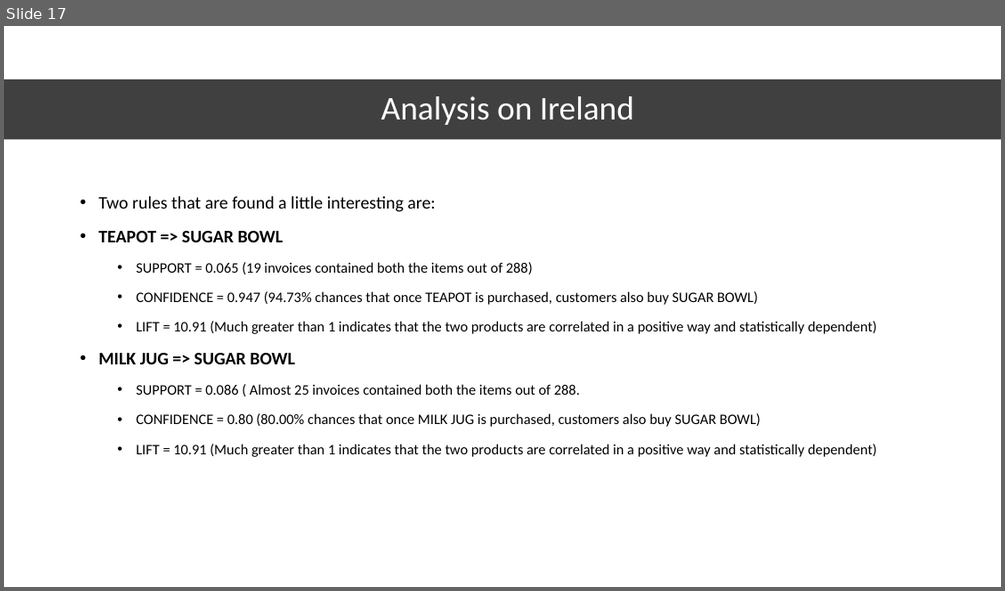
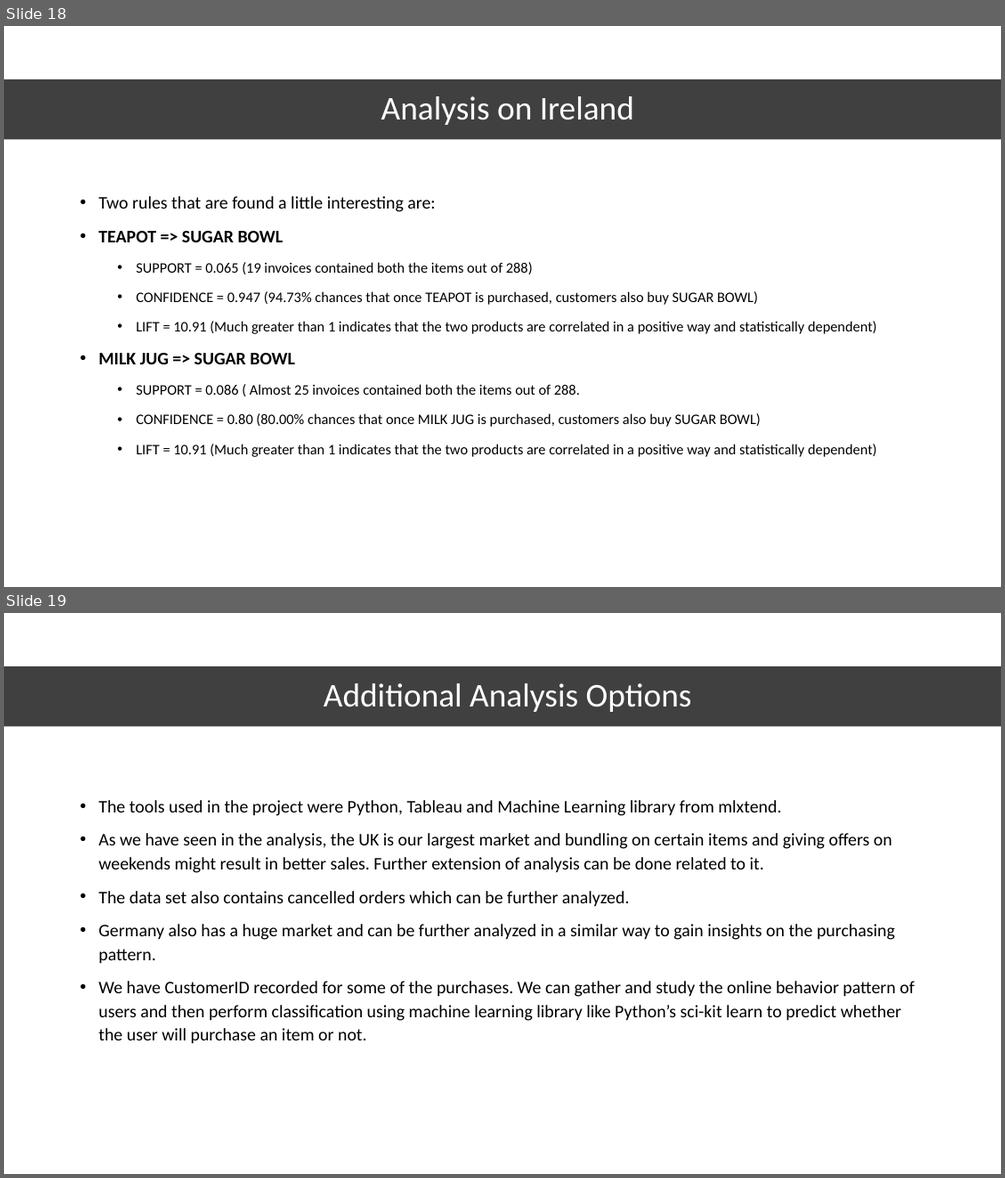
Before and after one commit to RutanshuDesai/Data-Analysis-Market-Basket-Analysis, a slide deck: E-Commerce Market Basket Analysis.pptx. Shown one above the other, each under a label of ours: slide 17 before the commit, slides 18 and 19 after it. The pictures are 1005x591 and 1005x1178 pixels, drawn with LibreOffice and Linux fonts; fonts in the diff are those of the drawing. Boxes give left, top, right and bottom in pixels: in the first picture for what was removed or moved away, otherwise in the second. Text is boxed around its words. In the diff, an @@ line names an element or a change of style, - is before the commit and + after.

```diff
--- a/E-Commerce Market Basket Analysis.pptx
+++ b/E-Commerce Market Basket Analysis.pptx
@@ slide 19 added at (x1=4, y1=613, x2=1001, y2=1174), background #FFFFFF @@
@@ rectangle added at (x1=4, y1=666, x2=1001, y2=727), fill #000000 at 75% opacity @@
@@ title added at (x1=324, y1=683, x2=692, y2=712), 32 pt, text #FFFFFF @@
+Additional Analysis Options
@@ text added at (x1=98, y1=800, x2=914, y2=1044), 17 pt, text #000000 @@
+• The tools used in the project were Python, Tableau and Machine Learning library from mlxtend.
+• As we have seen in the analysis, the UK is our largest market and bundling on certain items and giving offers on weekends might result in better sales. Further extension of analysis can be done related to it.
+• The data set also contains cancelled orders which can be further analyzed.
+• Germany also has a huge market and can be further analyzed in a similar way to gain insights on the purchasing pattern.
+• We have CustomerID recorded for some of the purchases. We can gather and study the online behavior pattern of users and then perform classification using machine learning library like Python’s sci-kit learn to predict whether the user will purchase an item or not.
@@ what was slide 17 is now slide 18 @@
```
Also in this commit, not shown: 12 slides changed, 2 other slides added.
